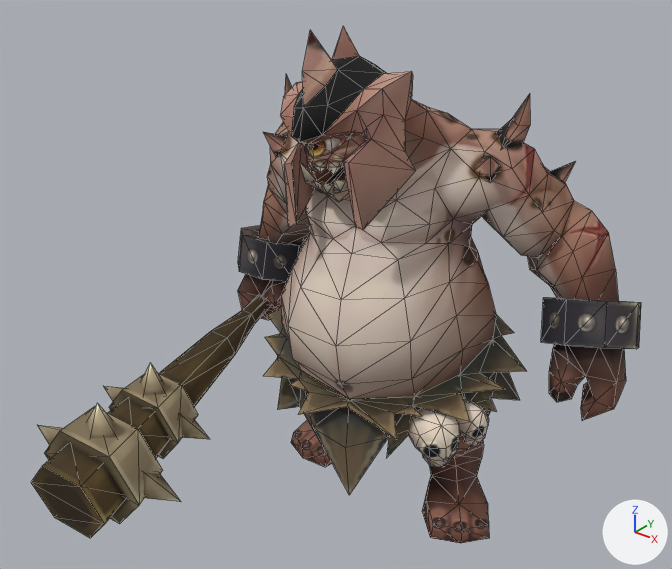
Two versions of the OBJ model Resource/Boss02/Animation/Idle/Idle (21).obj, one commit apart.
Camera for both pictures: a 50 mm lens placed at (258.0, -375.0, 348.0), pointed at (-11.0, -38.0, 140.0). The axes (+X, +Y, +Z) are drawn at lower right. The lights are the same throughout. Mesh edges are drawn as thin lines. Where no turn or scale is listed for an object, it has been applied to the vertices. Vertices at the same position are counted once.

The first picture shows 'Cyclops01_W', 'Cyclops03'.
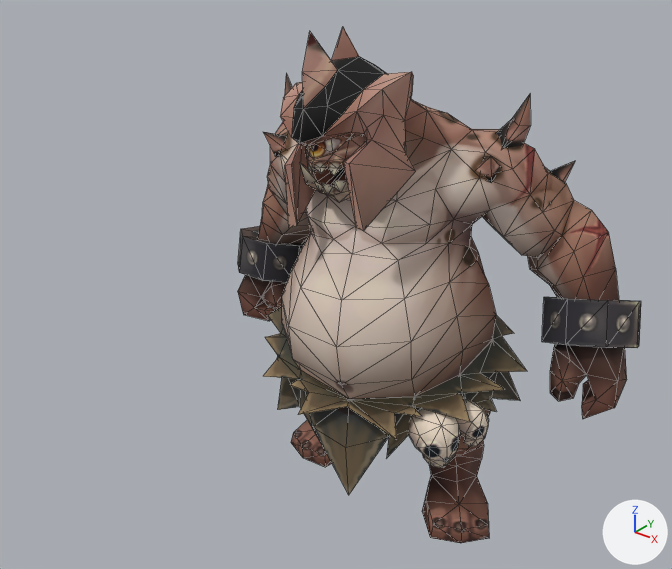
The change, as a diff of the scene's bpy script:
```diff
--- a/Resource/Boss02/Animation/Idle/Idle (21).obj.py
+++ b/Resource/Boss02/Animation/Idle/Idle (21).obj.py
@@ me_cyclops03 @@
 # used by ob_cyclops03; location = (0.0, 0.0, 0.0)
 # verts and faces of me_cyclops03; kept vertices keep their numbers, new ones are numbered from 738
 # before: 291 (-107.0, 63.0, 155.0), 299 (-94.0, 66.0, 148.0), 301 (-105.0, 22.0, 153.0), 302 (-92.0, 23.0, 140.0), 304 (-80.0, 41.0, 143.0)
-me_cyclops03.from_pydata(...)  # 738 vertices, 1324 faces; spans x -142.0..118.0, y -68.0..85.0, z -1.0..267.0
+me_cyclops03.from_pydata(...)  # 738 vertices, 1324 faces; spans x -141.0..118.0, y -68.0..86.0, z -1.0..266.0
+# me_cyclops03 part 1: the loose piece of 29 vertices spanning x 77.0..117.0, y 19.0..70.0, z 65.0..113.0 is rebuilt with 29 vertices and now spans x 77.0..117.0, y 20.0..72.0, z 65.0..113.0
+# me_cyclops03 part 2: the loose piece of 16 vertices spanning x 62.0..118.0, y 24.0..82.0, z 91.0..135.0 is rebuilt with 16 vertices and now spans x 62.0..118.0, y 25.0..83.0, z 91.0..135.0
+# me_cyclops03 part 3
+verts[291] = (-107.0, 62.0, 154.0)  # moved
+verts[299] = (-94.0, 65.0, 147.0)  # moved
+verts[301] = (-104.0, 21.0, 152.0)  # moved
+verts[302] = (-92.0, 22.0, 140.0)  # moved
+verts[304] = (-80.0, 40.0, 143.0)  # moved
 me_cyclops03.materials.append(mat_material__25)
@@ ob_cyclops01_w @@
-ob_cyclops01_w = bpy.data.objects.new('Cyclops01_W', me_cyclops01_w)
-ob_cyclops01_w.location = (0.0, 0.0, 0.0)
```

Pixel boxes [x1, y1, x2, y2] of what changed, in the pictures (672 x 569 px; the box of a moved part takes in the faces that stretch with it):
'Cyclops03', reshaped
    before: [238, 26, 641, 543]
    after: [238, 27, 641, 543]
'Cyclops01_W', deleted (brown)
    before: [31, 295, 270, 538]
part 1 of me_cyclops03, rebuilt
    before: [549, 344, 626, 421]
    after: [550, 344, 627, 419]
part 2 of me_cyclops03, rebuilt
    before: [541, 298, 641, 349]
    after: [542, 297, 641, 348]
part 3 of me_cyclops03, moved or reshaped
    before: [264, 189, 309, 224]
    after: [263, 188, 310, 225]
